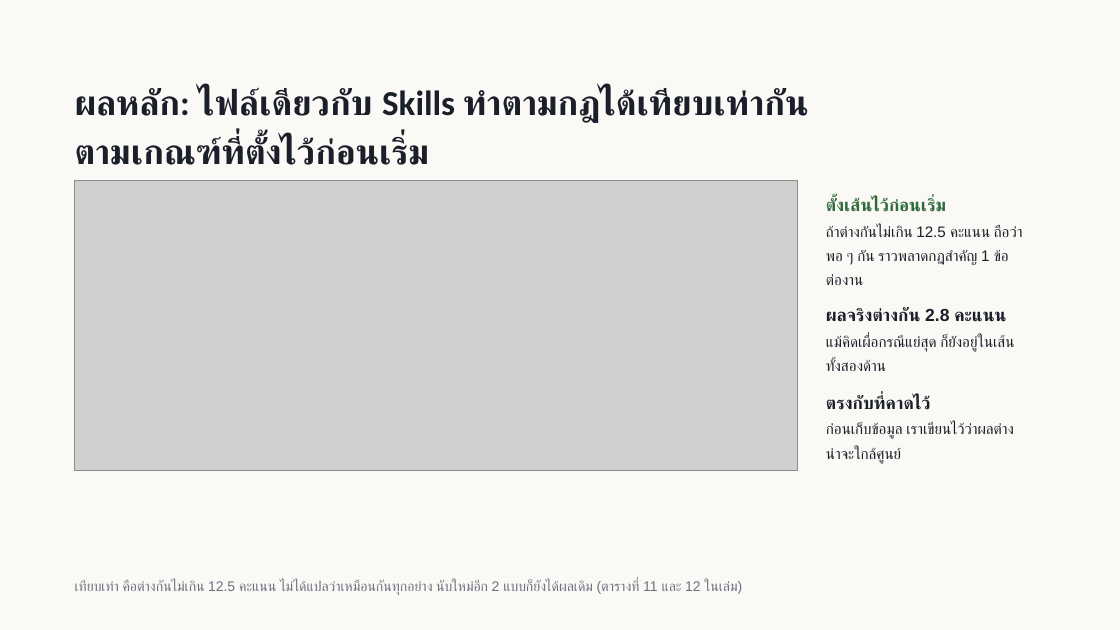
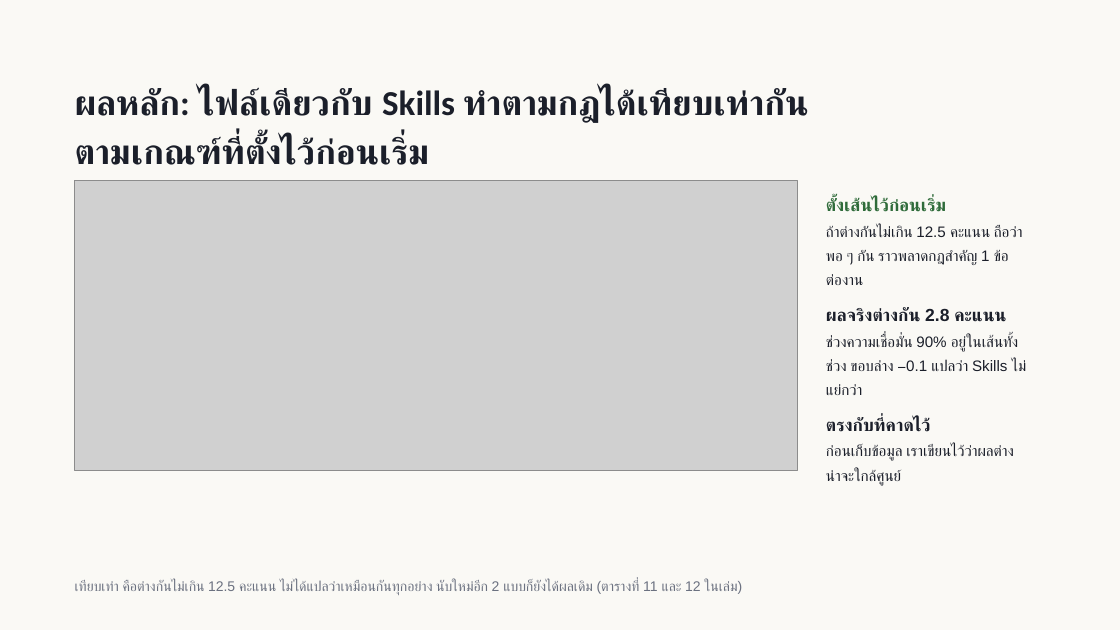
Before and after one commit to Teerapab149/skillbench, a slide deck: slide 9 of presentation-final/SkillBench-final-TH.pptx. Drawn at 1120x630 pixels with LibreOffice and Linux fonts; fonts in the diff are those of the drawing; grey boxes stand for pictures. Boxes give left, top, right and bottom in pixels: in the first picture for what was removed or moved away, otherwise in the second. Text is boxed around its words. In the diff, an @@ line names an element or a change of style, - is before the commit and + after.

```diff
--- a/presentation-final/SkillBench-final-TH.pptx
+++ b/presentation-final/SkillBench-final-TH.pptx
@@ text at [826,335,1027,395]: text changed @@
-แม้คิดเผื่อกรณีแย่สุด ก็ยังอยู่ในเส้น
-ทั้งสองด้าน
+ช่วงความเชื่อมั่น 90% อยู่ในเส้นทั้ง
+ช่วง ขอบล่าง −0.1 แปลว่า Skills ไม่
+แย่กว่า
@@ text "ตรงกับที่คาดไว้": place and size @@
-text "ตรงกับที่คาดไว้" at [826,396,930,410]
+text "ตรงกับที่คาดไว้" at [826,417,930,432]
@@ text "ก่อนเก็บข้อมูล เราเขียนไว้ว่าผลต่าง": place and size @@
-text "ก่อนเก็บข้อมูล เราเขียนไว้ว่าผลต่าง" at [826,422,1014,464]
+text "ก่อนเก็บข้อมูล เราเขียนไว้ว่าผลต่าง" at [826,444,1014,486]
```
Also in this commit, not shown: 1 other slide changed, 49 other files.
